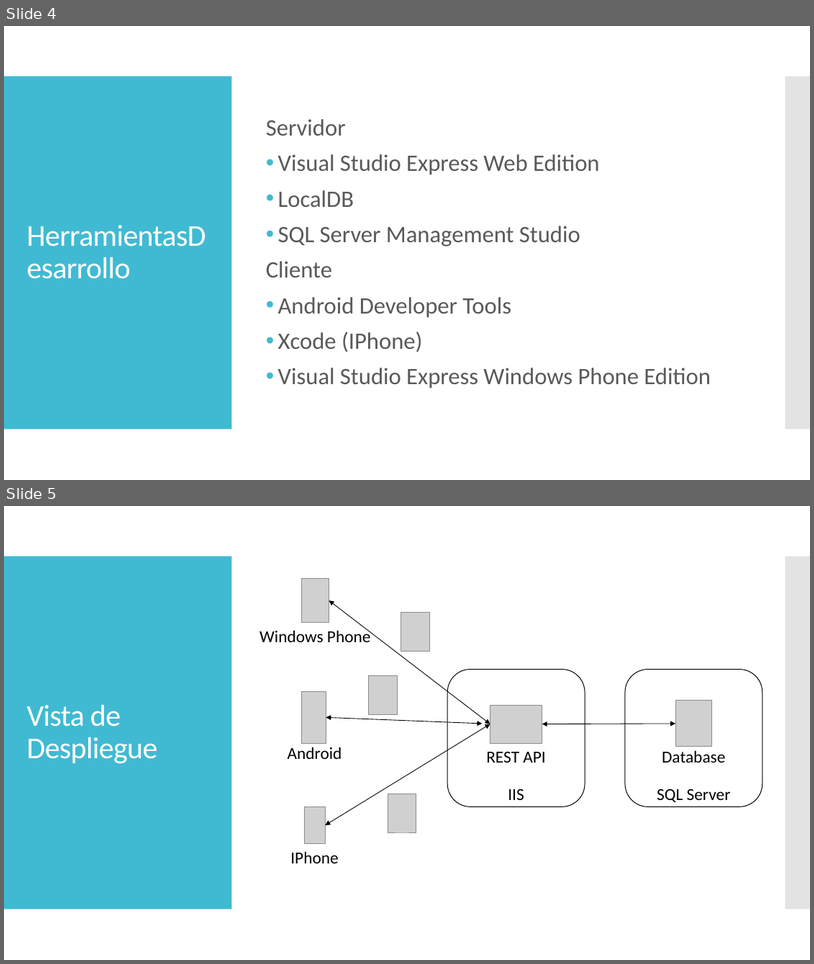
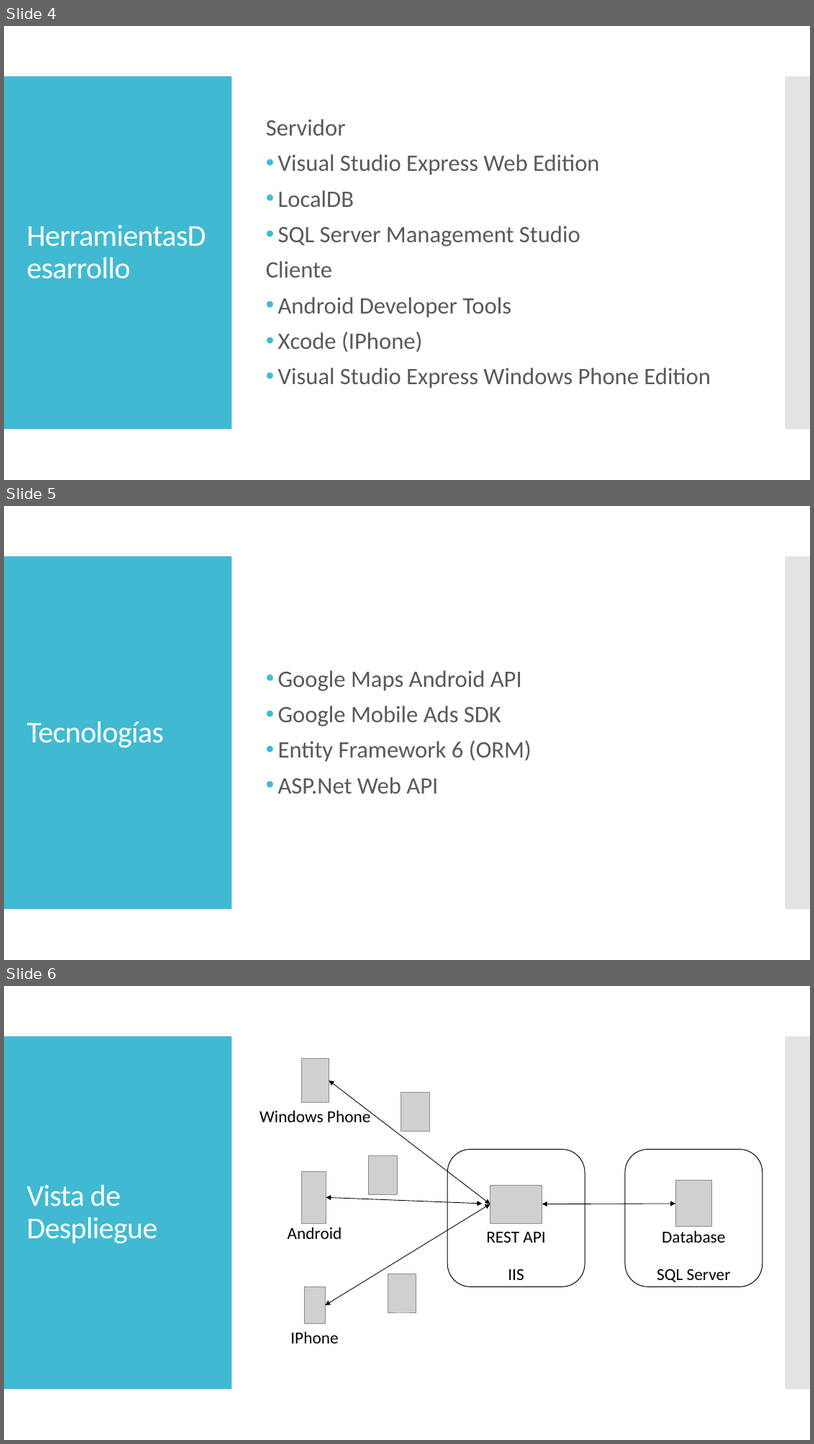
Before and after one commit to dschenkelman/taller-proyectos, a slide deck: Assets/PresentacionTecnica.pptx. Shown one above the other, each under a label of ours: slides 4 and 5 before the commit, slides 4, 5 and 6 after it. The pictures are 814x964 and 814x1444 pixels, drawn with LibreOffice and Linux fonts; fonts in the diff are those of the drawing; grey boxes stand for pictures. Boxes give left, top, right and bottom in pixels: in the first picture for what was removed or moved away, otherwise in the second. Text is boxed around its words. In the diff, an @@ line names an element or a change of style, - is before the commit and + after.

```diff
--- a/Assets/PresentacionTecnica.pptx
+++ b/Assets/PresentacionTecnica.pptx
@@ slide 5 added at (4, 506, 810, 960), background #FFFFFF; not listed: 2 template elements that a slide beside it also shows @@
@@ text added at (278, 670, 532, 793), 28 pt, text #595959 @@
+• Google Maps Android API
+• Google Mobile Ads SDK
+• Entity Framework 6 (ORM)
+• ASP.Net Web API
@@ title added at (27, 721, 164, 747), 36 pt, text #FFFFFF @@
+Tecnologías
@@ what was slide 5 is now slide 6 @@
```
Also in this commit, not shown: 1 slide removed.
